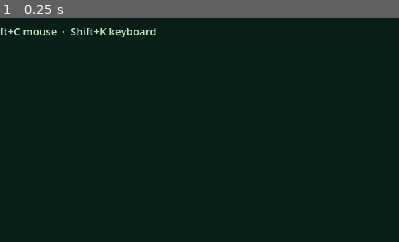
Above: before the commit, frame 1.
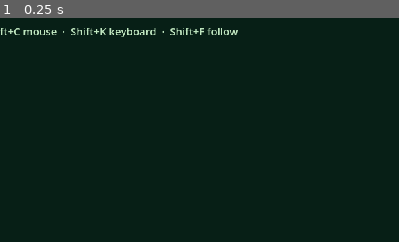
Above: after the commit, the same moment.

Repository: DazzlingDukeOfLazers/raves-of-qud
Game: Godot game, scene res://Main.tscn
The game is run twice, just before and just after one commit, with the same random seed, the same clock (stepped at 60 frames per second) and the same inputs.
Inputs:
- Up to frame 1 (0.25 s): no input
The pictures show only the part of the screen within x 16-66%, y 0-50%; the shares and areas given below are measured in that part.

The runs differ from the first frame. In frame 1, 0.3% of the frame differs, in the area x 40-60%, y 4-8%.

Commit message:
Shift+F returns to FOLLOW
Symmetric with Shift+C and Shift+K, so all three modes are reachable the
same way instead of one needing Esc. Esc still works and also dismisses
the report.

Shift-guard the held orbit keys: F alone lowers the pitch, so without it
Shift+F would switch mode AND tilt the camera on the way out.

Co-Authored-By: Claude Opus 4.8 <noreply@anthropic.com>

Diff:
--- a/godot/Main.gd
+++ b/godot/Main.gd
@@ -11,7 +11,8 @@
 ##   KEYBOARD  (Shift+K)  free flight. WASD moves the camera, arrows AIM it —
 ##                        so arrows no longer reach the player.
 ##
-##   Esc returns to FOLLOW.  Wheel zooms in every mode.
+##   Shift+F returns to FOLLOW (Esc does too, and dismisses the report).
+##   Wheel zooms in every mode.
 ##   Ctrl/Cmd+click or I inspects a tile;  - / =  resize the report.
 ##
 ## Terminology: "tile" here means a map square (Qud's Cell). Note the collision —
@@ -134,7 +135,9 @@
 func _process(dt: float) -> void:
 	if _mode == CamMode.KEYBOARD:
 		_fly(dt)
-	else:
+	elif not Input.is_key_pressed(KEY_SHIFT):
+		# Shift-guarded: Shift+F switches mode, and F alone lowers the pitch —
+		# without this the mode switch would also tilt the camera on the way out.
 		if Input.is_key_pressed(KEY_Q): _yaw -= 1.5 * dt
 		if Input.is_key_pressed(KEY_E): _yaw += 1.5 * dt
 		if Input.is_key_pressed(KEY_R): _pitch = clampf(_pitch + 1.0 * dt, PITCH_MIN, PITCH_MAX)
@@ -242,11 +245,11 @@
 func _update_mode_label() -> void:
 	match _mode:
 		CamMode.KEYBOARD:
-			_mode_label.text = "camera: KEYBOARD — WASD fly, arrows aim, Space/Z up-down  ·  Esc: follow"
+			_mode_label.text = "camera: KEYBOARD — WASD fly, arrows aim, Space/Z up-down  ·  Shift+F: follow"
 		CamMode.MOUSE:
-			_mode_label.text = "camera: MOUSE — drag to orbit/pan around the selected tile  ·  Esc: follow"
+			_mode_label.text = "camera: MOUSE — drag to orbit/pan around the selected tile  ·  Shift+F: follow"
 		_:
-			_mode_label.text = "camera: FOLLOW  ·  Shift+C mouse  ·  Shift+K keyboard"
+			_mode_label.text = "camera: FOLLOW  ·  Shift+C mouse  ·  Shift+K keyboard  ·  Shift+F follow"
 
 # --- input ------------------------------------------------------------------
 
@@ -257,6 +260,8 @@
 			_set_mode(CamMode.MOUSE); return
 		if event.shift_pressed and event.keycode == KEY_K:
 			_set_mode(CamMode.KEYBOARD); return
+		if event.shift_pressed and event.keycode == KEY_F:
+			_set_mode(CamMode.FOLLOW); return
 		if event.keycode == KEY_ESCAPE:
 			inspector.hide_panel()
 			_set_mode(CamMode.FOLLOW); return
